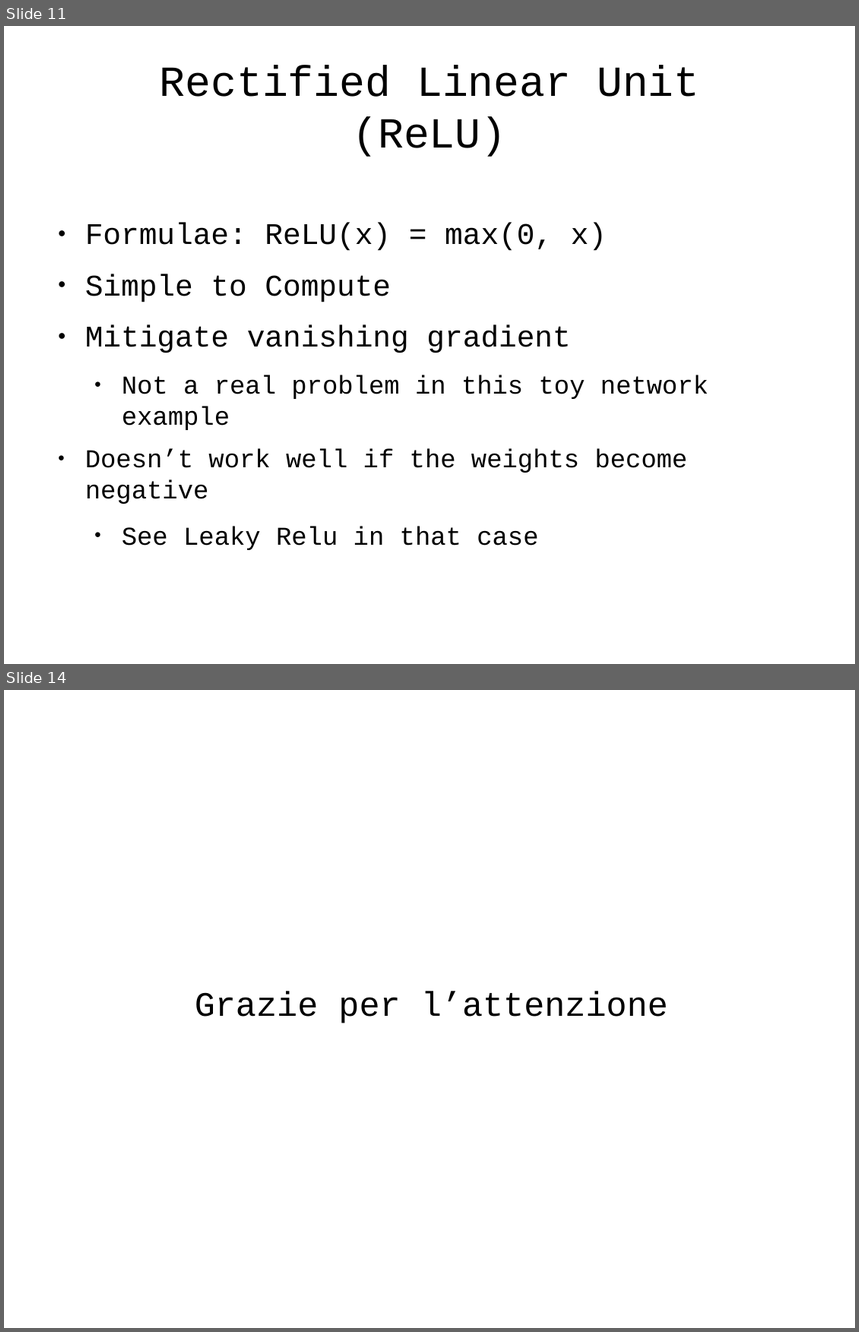
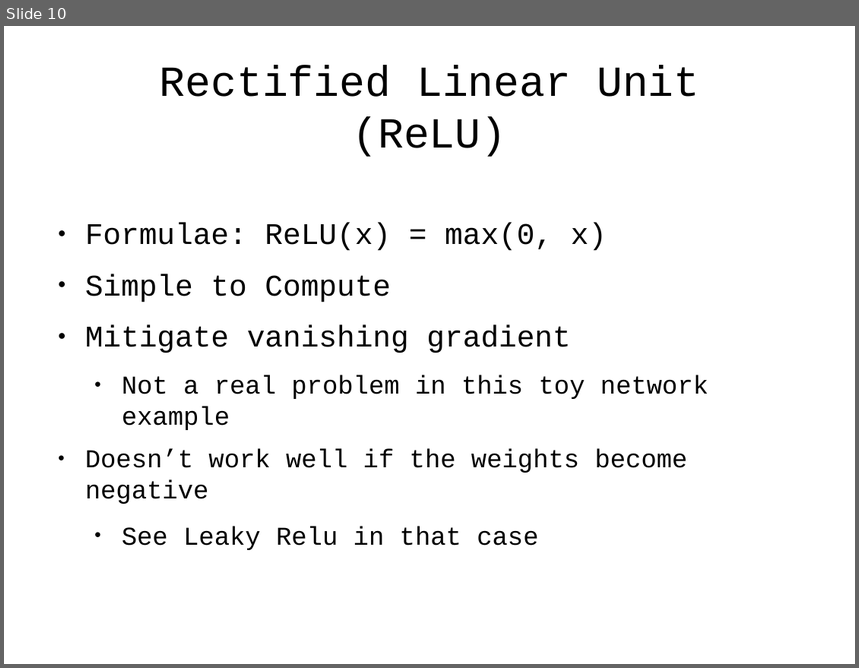
Before and after one commit to antonio-petrillo/ProgettoNNDL, a slide deck: presentation/presentazione.odp. Shown one above the other, each under a label of ours: slides 11 and 14 before the commit, slide 10 after it; the slides between them are not shown. The pictures are 859x1332 and 859x668 pixels, drawn with LibreOffice and Linux fonts; fonts in the diff are those of the drawing. Boxes give left, top, right and bottom in pixels: in the first picture for what was removed or moved away, otherwise in the second. Text is boxed around its words. In the diff, an @@ line names an element or a change of style, - is before the commit and + after.

```diff
--- a/presentation/presentazione.odp
+++ b/presentation/presentazione.odp
@@ slide 14 removed at [4, 690, 855, 1328], background #FFFFFF @@
@@ subtitle removed at [195, 992, 668, 1024] @@
-Grazie per l’attenzione
@@ what was slide 11 is now slide 10 @@
```
Also in this commit, not shown: 8 slides changed, 2 slides added, 3 other files.
